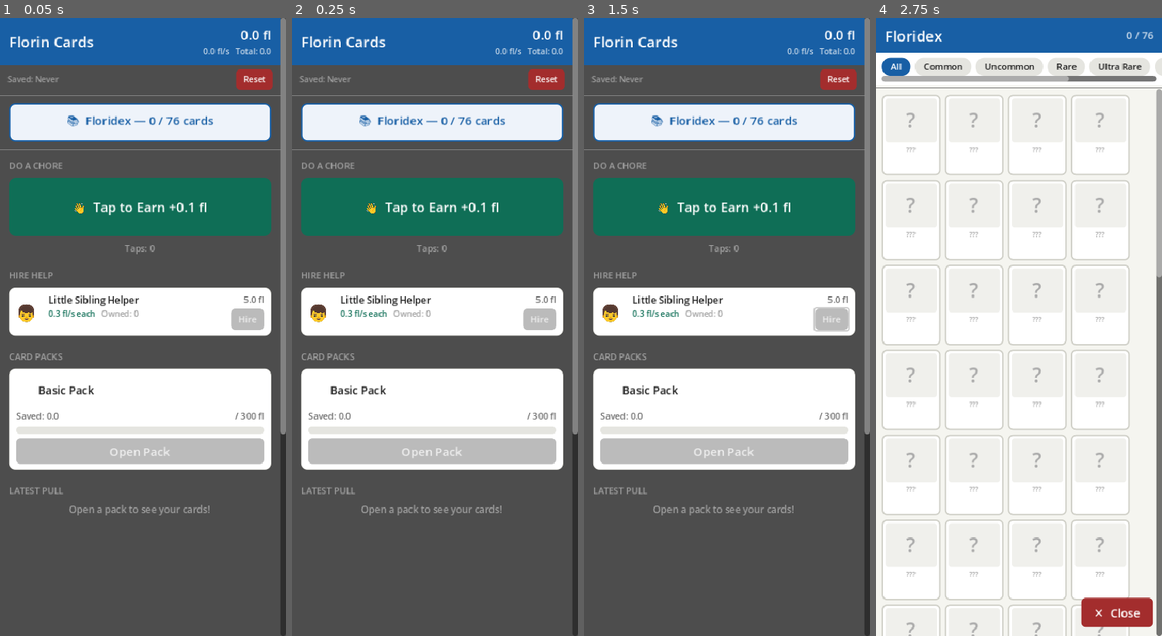
Above: before the commit, frames 1-4 (left to right).
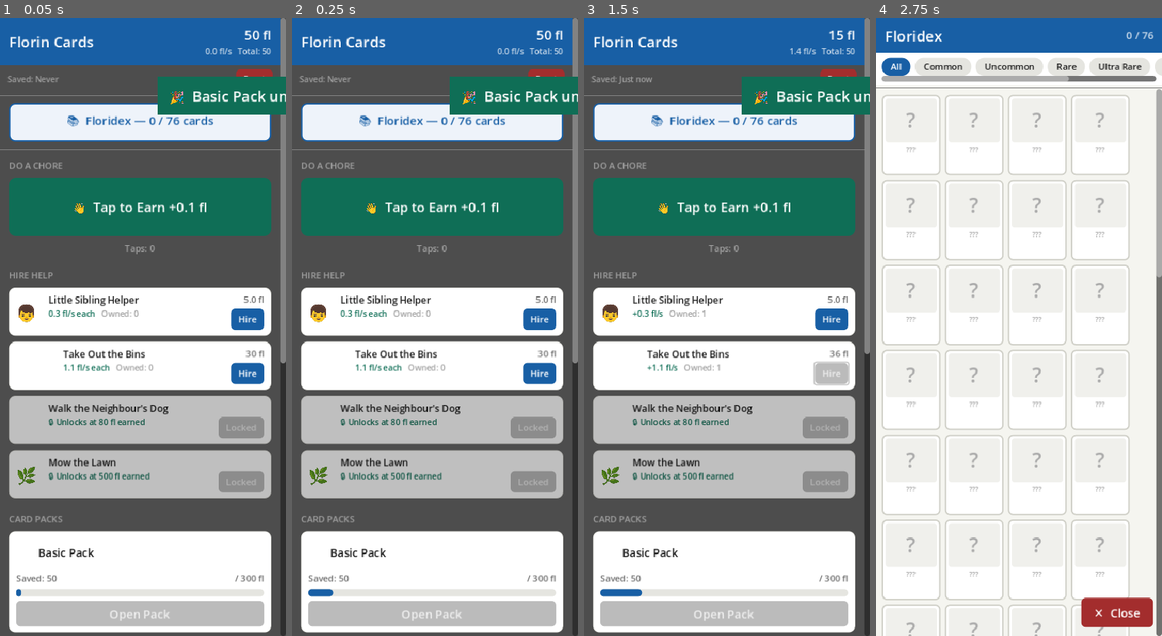
Above: after the commit, the same moments.

Repository: Funfetsunk/Idle-Trading-Cards
Game: Godot game, scene res://scenes/Main.tscn
The game is run twice, just before and just after one commit, with the same random seed, the same clock (stepped at 60 frames per second) and the same inputs.
Inputs (mouse positions are in pixels of both pictures, inside the frame that each line leads up to):
- Up to frame 1 (0.05 s): no input
- Up to frame 2 (0.25 s): no input
- Up to frame 3 (1.5 s): click (832, 320) at 0.5 s, where only the run after the commit has a clickable "Hire"; click (832, 376) at 1.25 s, where only the run after the commit has a clickable "Hire"
- Up to frame 4 (2.75 s): click "📚 Floridex — 0 / 76 cards" at 2 s

The runs differ from the first frame. In frame 1, 37% of the frame differs, in the area x 3-100%, y 2-100%; in frame 2, 37%; in frame 3, 37%; in frame 4, nothing differs.

Commit message:
Implemented game-improvements file

Diff:
--- a/scripts/GameState.gd
+++ b/scripts/GameState.gd
@@ -22,6 +22,9 @@
 var duplicates:     Dictionary = {}
 var log_lines:      Array = []
 var last_save_time: float = 0.0
+var pity_counter:    int        = 0   # packs opened without an ultra+ pull
+var packs_announced: Array      = []  # pack IDs whose unlock has been celebrated
+var pending_offline: Dictionary = {}  # set by SaveManager; consumed by Main.gd for banner
 
 var _tick_accum: float = 0.0
 
@@ -44,10 +47,13 @@
 	pack_state = []
 	for _i in range(CardDatabase.PACKS.size()):
 		pack_state.append({"purchased": 0, "savings": 0.0})
-	collected   = {}
-	duplicates  = {}
-	log_lines   = []
-	last_save_time = 0.0
+	collected    = {}
+	duplicates   = {}
+	log_lines    = []
+	last_save_time  = 0.0
+	pity_counter    = 0
+	packs_announced = []
+	pending_offline = {}
 	_tick_accum = 0.0
 	state_reset.emit()
 
@@ -153,13 +159,13 @@
 		total += duplicates[rarity]
 	return total
 
-func sell_dupes() -> bool:
+func sell_dupes(batch_size: int = 50) -> bool:
 	var total = get_total_dupes()
-	if total < 50:
-		return false
-	var sets = int(total / 50)
-	var earn = sets * 100.0
-	var remaining = sets * 50
+	if total < batch_size:
+		return false
+	var sets      = int(total / batch_size)
+	var earn      = sets * (batch_size * 2.0)   # 2 fl per dupe regardless of batch size
+	var remaining = sets * batch_size
 	for rarity in CardDatabase.RARITY_ORDER:
 		if remaining <= 0:
 			break
@@ -168,7 +174,7 @@
 		duplicates[rarity] = have - take
 		remaining -= take
 	add_florins(earn)
-	add_log("Sold %d dupes for %s fl" % [sets * 50, NumberFormatter.fmt(earn)])
+	add_log("Sold %d dupes for %s fl" % [sets * batch_size, NumberFormatter.fmt(earn)])
 	dupes_changed.emit(get_total_dupes())
 	SaveManager.save()
 	return true
--- a/scripts/Main.gd
+++ b/scripts/Main.gd
@@ -19,6 +19,7 @@
 var _rarity_rows:    Dictionary = {}  # rarity -> {lbl_unique, lbl_total, lbl_dupe}
 var _lbl_total_dupes: Label
 var _btn_sell_dupes:  Button
+var _btn_sell_small:  Button
 var _field_notes_vbox: VBoxContainer
 
 var _float_layer: Control
@@ -79,6 +80,11 @@
 
 	_connect_signals()
 	_full_refresh()
+
+	# Show offline earnings banner if SaveManager stored a pending reward
+	if not GameState.pending_offline.is_empty():
+		_show_offline_banner(GameState.pending_offline)
+		GameState.pending_offline = {}
 
 # ── Overlays ──────────────────────────────────────────────────────────────────
 
@@ -504,9 +510,14 @@
 	_lbl_total_dupes.size_flags_horizontal = Control.SIZE_EXPAND_FILL
 	sell_row.add_child(_lbl_total_dupes)
 
-	_btn_sell_dupes = _make_btn("Sell 50 Dupes → 100 fl", C_GREEN)
-	_btn_sell_dupes.add_theme_font_size_override("font_size", 12)
-	_btn_sell_dupes.pressed.connect(_on_sell_dupes)
+	_btn_sell_small = _make_btn("Sell 10 → 20 fl", C_GREEN)
+	_btn_sell_small.add_theme_font_size_override("font_size", 11)
+	_btn_sell_small.pressed.connect(_on_sell_dupes.bind(10))
+	sell_row.add_child(_btn_sell_small)
+
+	_btn_sell_dupes = _make_btn("Sell 50 → 100 fl", C_GREEN)
+	_btn_sell_dupes.add_theme_font_size_override("font_size", 11)
+	_btn_sell_dupes.pressed.connect(_on_sell_dupes.bind(50))
 	sell_row.add_child(_btn_sell_dupes)
 
 # ── Field notes ───────────────────────────────────────────────────────────────
@@ -555,19 +566,36 @@
 
 func _update_chores() -> void:
 	var total_earned = GameState.total_earned
+	var locked_shown = 0
+
 	for i in range(_chore_rows.size()):
-		var chore  = CardDatabase.CHORES[i]
-		var rd     = _chore_rows[i]
-		var count  = GameState.chore_counts[i]
-		var cost   = GameState.get_chore_cost(i)
+		var chore    = CardDatabase.CHORES[i]
+		var rd       = _chore_rows[i]
+		var count    = GameState.chore_counts[i]
+		var cost     = GameState.get_chore_cost(i)
 		var unlocked = total_earned >= chore["unlock_at"]
 		var can_buy  = GameState.florins >= cost and unlocked
 
-		rd["panel"].visible = unlocked
 		if not unlocked:
+			# Show the next 2 locked chores as teasers; hide the rest
+			if locked_shown < 2:
+				locked_shown += 1
+				rd["panel"].visible = true
+				rd["panel"].modulate = Color(0.75, 0.75, 0.75, 1.0)
+				rd["lbl_rate"].text  = "🔒 Unlocks at %s fl earned" % NumberFormatter.fmt(chore["unlock_at"])
+				rd["lbl_count"].text = ""
+				rd["lbl_cost"].text  = ""
+				rd["btn_buy"].text   = "Locked"
+				rd["btn_buy"].disabled = true
+			else:
+				rd["panel"].visible = false
 			continue
 
-		var fl_contribution = chore["fl_per_sec"] * count
+		# Unlocked — restore normal appearance
+		rd["panel"].visible  = true
+		rd["panel"].modulate = Color.WHITE
+		rd["btn_buy"].text   = "Hire"
+		var fl_contribution  = chore["fl_per_sec"] * count
 		rd["lbl_count"].text = "Owned: %d" % count
 		rd["lbl_rate"].text  = "+%s fl/s" % NumberFormatter.fmt(fl_contribution) if count > 0 else "%s fl/s each" % NumberFormatter.fmt(chore["fl_per_sec"])
 		rd["lbl_cost"].text  = NumberFormatter.fmt(cost) + " fl"
@@ -583,7 +611,14 @@
 		var purchased = GameState.pack_state[i]["purchased"]
 		var unlocked = total_earned >= pack["unlock_at"]
 
-		# Show pack once unlocked
+		# Detect first unlock and celebrate
+		var pack_id = pack["id"]
+		if unlocked and not (pack_id in GameState.packs_announced):
+			GameState.packs_announced.append(pack_id)
+			GameState.add_log("🎉 %s unlocked!" % pack["label"])
+			_show_event_banner("🎉  " + pack["label"] + " unlocked!", Color("#0F6E56"), 2.5)
+			SaveManager.save()
+
 		pd["panel"].visible = unlocked
 		if not unlocked:
 			continue
@@ -644,8 +679,9 @@
 		rd["lbl_dupe"].text   = str(dupes)
 
 	var total_dupes = GameState.get_total_dupes()
-	_lbl_total_dupes.text    = "Total dupes: %d (need 50 to sell)" % total_dupes
-	_btn_sell_dupes.disabled = total_dupes < 50
+	_lbl_total_dupes.text     = "Total dupes: %d" % total_dupes
+	_btn_sell_small.disabled  = total_dupes < 10
+	_btn_sell_dupes.disabled  = total_dupes < 50
 
 func _update_field_notes(lines: Array) -> void:
 	for child in _field_notes_vbox.get_children():
@@ -704,9 +740,18 @@
 		_latest_pull_header.text = "Latest Pull"
 		_latest_pull_header.add_theme_color_override("font_color", C_TEXT3)
 
+	# Flash a coloured banner for special events before cards animate in
+	var card_delay_mult = 0.12
+	if event == "God Pack":
+		GameState.add_log("⭐ GOD PACK opened!")
+		_show_event_banner("⭐  GOD PACK  ⭐", Color("#D4AC0D"), 1.5)
+		card_delay_mult = 0.28   # slower, more ceremonial reveal
+	elif event == "Double Rare":
+		_show_event_banner("★  DOUBLE RARE  ★", Color("#7F77DD"), 0.9)
+
 	var cards = result.get("cards", [])
 	for i in range(cards.size()):
-		var card   = cards[i]
+		var card      = cards[i]
 		var cname     = card.get("name", "")
 		var variation = card.get("variation", "normal")
 		# It's a dupe if this exact variant count > 1 (already incremented in GameState)
@@ -714,12 +759,12 @@
 
 		var small = CardWidgets.make_small_card(card, is_dupe)
 		small.pivot_offset = Vector2(50, 75)
-		small.scale  = Vector2(0.01, 0.01)
+		small.scale      = Vector2(0.01, 0.01)
 		small.modulate.a = 0.0
 		_latest_pull_container.add_child(small)
 
 		var tween = create_tween()
-		tween.tween_interval(i * 0.12)
+		tween.tween_interval(i * card_delay_mult)
 		tween.set_parallel(true)
 		tween.tween_property(small, "scale",      Vector2(1, 1), 0.35).set_trans(Tween.TRANS_BACK).set_ease(Tween.EASE_OUT)
 		tween.tween_property(small, "modulate:a", 1.0,           0.25)
@@ -740,8 +785,8 @@
 func _on_buy_upgrade(idx: int) -> void:
 	GameState.buy_upgrade(idx)
 
-func _on_sell_dupes() -> void:
-	GameState.sell_dupes()
+func _on_sell_dupes(batch_size: int = 50) -> void:
+	GameState.sell_dupes(batch_size)
 
 func _on_floridex_pressed() -> void:
 	_floridex.refresh()
@@ -769,6 +814,51 @@
 func _do_reset() -> void:
 	SaveManager.reset()
 	_full_refresh()
+
+# ── Floating banners ─────────────────────────────────────────────────────────
+
+# Centred full-width banner that fades after `duration` seconds.
+func _show_event_banner(text: String, bg: Color, duration: float) -> void:
+	var banner = PanelContainer.new()
+	var style  = StyleBoxFlat.new()
+	style.bg_color = bg
+	style.content_margin_left   = 16
+	style.content_margin_right  = 16
+	style.content_margin_top    = 12
+	style.content_margin_bottom = 12
+	banner.add_theme_stylebox_override("panel", style)
+	banner.set_anchors_and_offsets_preset(Control.PRESET_CENTER_TOP)
+	banner.offset_top    = 80
+	banner.offset_bottom = 130
+	banner.offset_left   = 20
+	banner.offset_right  = -20
+	banner.mouse_filter  = Control.MOUSE_FILTER_IGNORE
+	_float_layer.add_child(banner)
+
+	var lbl = Label.new()
+	lbl.text = text
+	lbl.add_theme_font_size_override("font_size", 20)
+	lbl.add_theme_color_override("font_color", Color.WHITE)
+	lbl.horizontal_alignment = HORIZONTAL_ALIGNMENT_CENTER
+	lbl.vertical_alignment   = VERTICAL_ALIGNMENT_CENTER
+	lbl.set_anchors_and_offsets_preset(Control.PRESET_FULL_RECT)
+	banner.add_child(lbl)
+
+	var tween = create_tween()
+	tween.tween_interval(duration)
+	tween.tween_property(banner, "modulate:a", 0.0, 0.6)
+	tween.chain().tween_callback(banner.queue_free)
+
+# Offline earnings banner — blue, shown at top, auto-dismisses after 4 seconds.
+func _show_offline_banner(data: Dictionary) -> void:
+	var earned  = data.get("amount",  0.0)
+	var seconds = data.get("seconds", 0)
+	var mins    = int(seconds / 60)
+	var hrs     = int(mins / 60)
+	var time_str = ("%dh %dm" % [hrs, mins % 60]) if hrs > 0 else ("%dm" % mins)
+	var text = "Welcome back! Earned %s fl while away (%s)" % [NumberFormatter.fmt(earned), time_str]
+	GameState.add_log(text)
+	_show_event_banner(text, Color("#185FA5"), 3.5)
 
 # ── Floating label animation ──────────────────────────────────────────────────
 
--- a/scripts/PackLogic.gd
+++ b/scripts/PackLogic.gd
@@ -13,9 +13,22 @@
 	var event = _roll_event()
 	var slots = _get_slots(pack_id, event)
 	var cards = []
+	var gs    = get_node("/root/GameState")
+	var pity  = gs.pity_counter
+	var got_premium = false   # any ultra/secret/legendary in this pack?
+
 	for slot_type in slots:
-		var rarity = _roll_rarity_for_slot(slot_type, pack_id, upgrades_bought)
+		var rarity = _roll_rarity_for_slot(slot_type, pack_id, upgrades_bought, pity)
+		if rarity in ["ultra", "secret", "legendary"]:
+			got_premium = true
 		cards.append(_pick_random_card(rarity))
+
+	# Update pity counter: reset on premium pull, increment otherwise
+	if got_premium:
+		gs.pity_counter = 0
+	else:
+		gs.pity_counter += 1
+
 	return {"cards": cards, "event": event}
 
 func _roll_event() -> String:
@@ -42,17 +55,17 @@
 			return ["rare_plus", "rare_plus", "rare_plus", "rare_plus", "rare_plus"]
 	return ["common_uncommon", "common_uncommon", "common_uncommon", "common_uncommon", "rare_plus"]
 
-func _roll_rarity_for_slot(slot_type: String, pack_id: String, upgrades_bought: Array) -> String:
+func _roll_rarity_for_slot(slot_type: String, pack_id: String, upgrades_bought: Array, pity: int = 0) -> String:
 	match slot_type:
 		"common_uncommon":
 			return "uncommon" if randf() < 0.28 else "common"
 		"uncommon_guaranteed":
 			return "uncommon"
 		"rare_plus":
-			return _roll_rare_rarity(pack_id, upgrades_bought)
+			return _roll_rare_rarity(pack_id, upgrades_bought, pity)
 	return "common"
 
-func _roll_rare_rarity(pack_id: String, upgrades_bought: Array) -> String:
+func _roll_rare_rarity(pack_id: String, upgrades_bought: Array, pity: int = 0) -> String:
 	var boosts = PACK_BOOSTS[pack_id]
 	var upgrade_ultra_boost     = 0.0
 	var upgrade_rare_reduction  = 0.0
@@ -73,6 +86,13 @@
 	var w_secret    = maxf(0.0, BASE_WEIGHTS["secret"]    + boosts["secret"]    + upgrade_secret_boost)
 	var w_legendary = maxf(0.0, BASE_WEIGHTS["legendary"] + boosts["legendary"] + upgrade_legendary_boost)
 
+	# Soft pity: after 8 packs without ultra+, boost premium weights each additional pack
+	if pity >= 8:
+		var pity_boost = minf((pity - 7) * 0.10, 0.50)  # +10% per pack, cap at +50%
+		w_ultra  += pity_boost * 0.70                     # 70% of boost goes to ultra
+		w_secret += pity_boost * 0.30                     # 30% goes to secret
+		w_rare    = maxf(0.22, w_rare - pity_boost)       # rare floored at 22%
+
 	var total = w_rare + w_ultra + w_secret + w_legendary
 	if total <= 0.0:
 		return "rare"
--- a/scripts/SaveManager.gd
+++ b/scripts/SaveManager.gd
@@ -15,16 +15,18 @@
 func save() -> void:
 	var gs = get_node("/root/GameState")
 	var data = {
-		"florins":       gs.florins,
-		"total_earned":  gs.total_earned,
-		"tap_count":     gs.tap_count,
-		"chore_counts":  gs.chore_counts,
-		"upgrades_bought": gs.upgrades_bought,
-		"pack_state":    gs.pack_state,
-		"collected":     gs.collected,
-		"duplicates":    gs.duplicates,
-		"log_lines":     gs.log_lines,
-		"saved_at":      Time.get_unix_time_from_system(),
+		"florins":          gs.florins,
+		"total_earned":     gs.total_earned,
+		"tap_count":        gs.tap_count,
+		"chore_counts":     gs.chore_counts,
+		"upgrades_bought":  gs.upgrades_bought,
+		"pack_state":       gs.pack_state,
+		"collected":        gs.collected,
+		"duplicates":       gs.duplicates,
+		"log_lines":        gs.log_lines,
+		"pity_counter":     gs.pity_counter,
+		"packs_announced":  gs.packs_announced,
+		"saved_at":         Time.get_unix_time_from_system(),
 	}
 	var file = FileAccess.open(SAVE_PATH, FileAccess.WRITE)
 	if file:
@@ -34,6 +36,10 @@
 
 func load_save() -> bool:
 	if not FileAccess.file_exists(SAVE_PATH):
+		# First launch — grant welcome bonus
+		var gs = get_node("/root/GameState")
+		gs.add_florins(50.0)
+		gs.add_log("Welcome to Florin Cards! Here's 50 fl to get you started.")
 		return false
 	var file = FileAccess.open(SAVE_PATH, FileAccess.READ)
 	if not file:
@@ -57,21 +63,21 @@
 	gs.pack_state    = _load_pack_state(data.get("pack_state", []))
 	gs.collected     = _to_dict(data.get("collected",  {}))
 	gs.duplicates    = _to_dict(data.get("duplicates", {}))
-	gs.log_lines     = _to_str_array(data.get("log_lines", []))
-	gs.last_save_time = float(data.get("saved_at", 0.0))
+	gs.log_lines        = _to_str_array(data.get("log_lines", []))
+	gs.last_save_time   = float(data.get("saved_at", 0.0))
+	gs.pity_counter     = int(data.get("pity_counter", 0))
+	gs.packs_announced  = _to_str_array(data.get("packs_announced", []))
 
-	# Offline earnings
+	# Offline earnings — apply florins now, defer banner to Main.gd
 	var saved_at = float(data.get("saved_at", 0.0))
 	if saved_at > 0:
 		var elapsed = minf(Time.get_unix_time_from_system() - saved_at, OFFLINE_CAP_SECS)
 		if elapsed > 5.0:
-			var rate = gs.get_fl_per_sec()
+			var rate   = gs.get_fl_per_sec()
 			var earned = elapsed * rate
 			if earned > 0.0:
 				gs.add_florins(earned)
-				gs.add_log("Welcome back! Earned %s fl offline (%ds)" % [
-					NumberFormatter.fmt(earned), int(elapsed)
-				])
+				gs.pending_offline = {"amount": earned, "seconds": int(elapsed)}
 	return true
 
 func reset() -> void:
Not shown, added: plans/game-improvements.md
